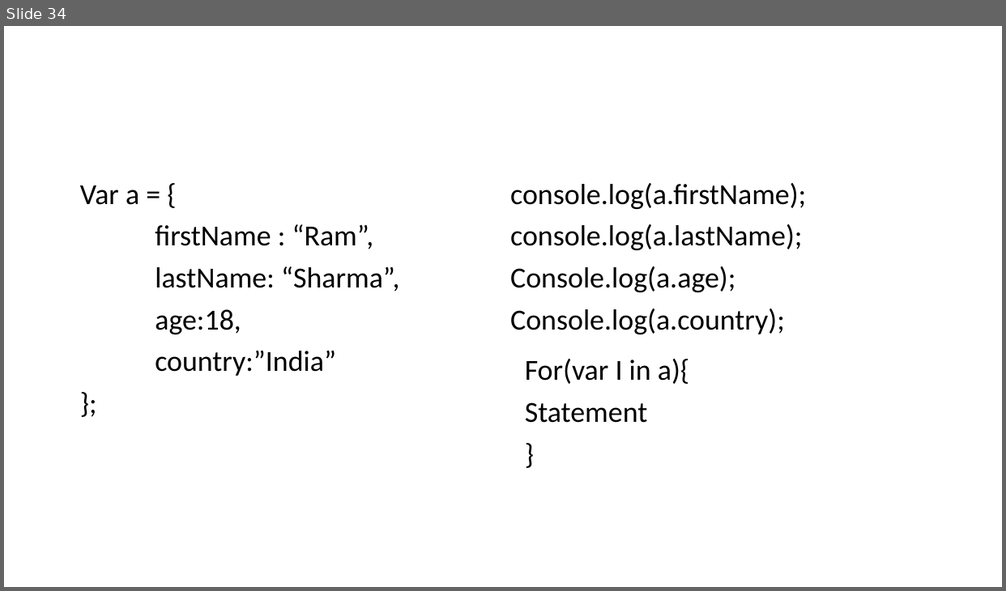
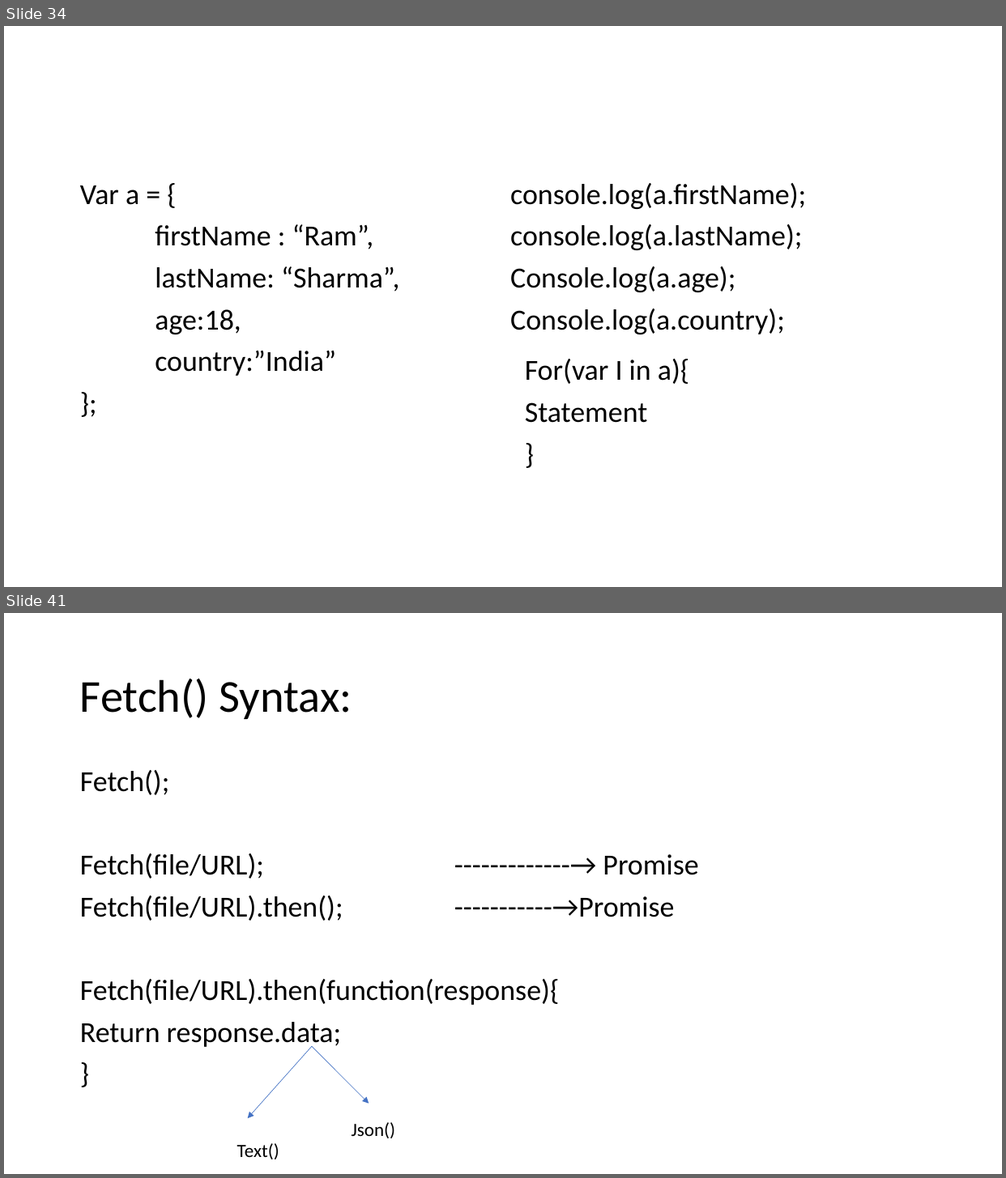
Before and after one commit to PiyushChaturvedii/Batch04, a slide deck: AdvanceJavaScript.pptx. Shown one above the other, each under a label of ours: slide 34 before the commit, slides 34 and 41 after it; the slides between them are not shown. The pictures are 1006x591 and 1006x1178 pixels, drawn with LibreOffice and Linux fonts; fonts in the diff are those of the drawing. Boxes give left, top, right and bottom in pixels: in the first picture for what was removed or moved away, otherwise in the second. Text is boxed around its words. In the diff, an @@ line names an element or a change of style, - is before the commit and + after.

Commit message:
fetch

```diff
--- a/AdvanceJavaScript.pptx
+++ b/AdvanceJavaScript.pptx
@@ slide 41 added at box(4, 613, 1002, 1174), background #FFFFFF @@
@@ title added at box(80, 679, 352, 719), 44 pt, text #000000 @@
+Fetch() Syntax:
@@ text added at box(80, 770, 675, 1050), 28 pt, text #000000 @@
+Fetch();
+Fetch(file/URL); -------------→ Promise
+Fetch(file/URL).then(); -----------→Promise
+Fetch(file/URL).then(function(response){
+Return response.data;
+}
@@ arrow added from (312, 1046) to (247, 1119), #4472C4 0.5 pt @@
@@ arrow added from (312, 1046) to (368, 1104), #4472C4 0.5 pt @@
@@ text added at box(351, 1122, 396, 1139), 18 pt, text #000000 @@
+Json()
@@ text added at box(237, 1144, 279, 1160), 18 pt, text #000000 @@
+Text()
```
Also in this commit, not shown: 7 other slides added, 4 other files.
